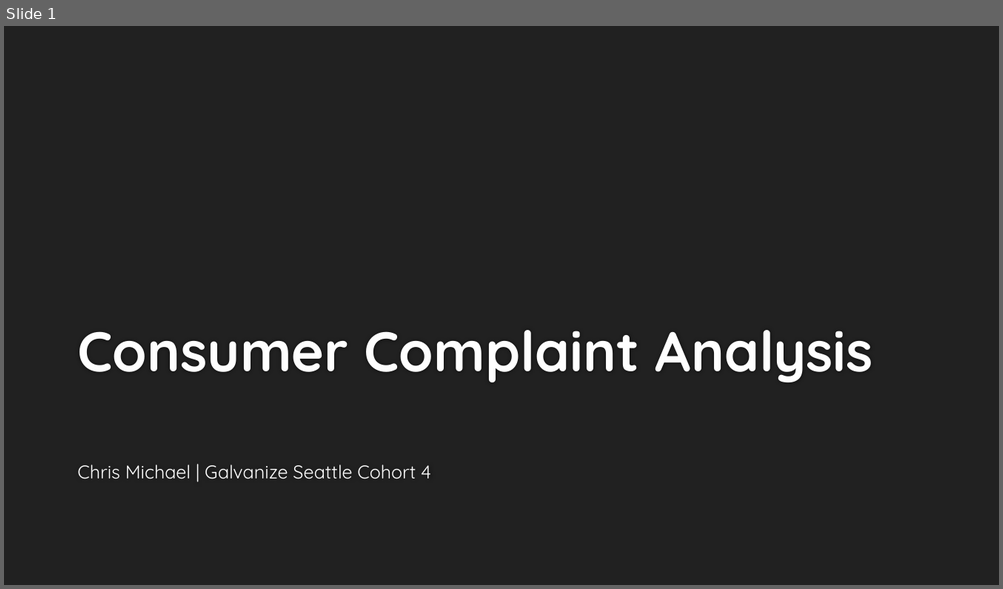
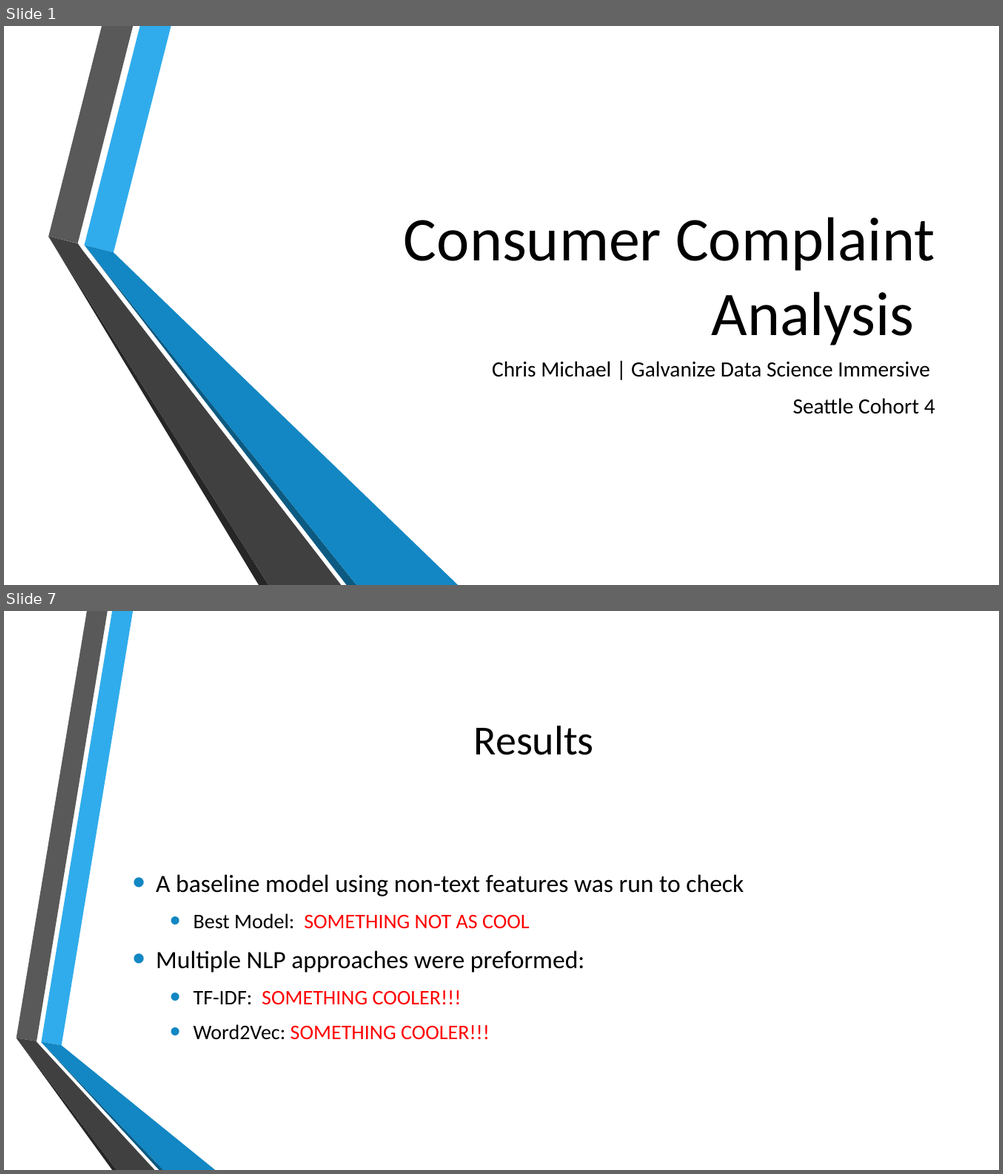
Before and after one commit to ChrisMichael11/Consumer_Complaint_Project, a slide deck: ppt/Consumer_Complaints.pptx. Shown one above the other, each under a label of ours: slide 1 before the commit, slides 1 and 7 after it; the slides between them are not shown. The pictures are 1003x589 and 1003x1174 pixels, drawn with LibreOffice and Linux fonts; fonts in the diff are those of the drawing; background and template pictures are left out. Boxes give left, top, right and bottom in pixels: in the first picture for what was removed or moved away, otherwise in the second. Text is boxed around its words. In the diff, an @@ line names an element or a change of style, - is before the commit and + after.

```diff
--- a/ppt/Consumer_Complaints.pptx
+++ b/ppt/Consumer_Complaints.pptx
@@ slide 7 added at (4, 611, 999, 1170), background picture (left out) @@
@@ title added at (474, 726, 594, 755), 40 pt, text #000000 @@
+Results
@@ text added at (156, 874, 743, 1040), 24 pt, text #000000 @@
+• A baseline model using non-text features was run to check
+  • Best Model: SOMETHING NOT AS COOL
+• Multiple NLP approaches were preformed:
+  • TF-IDF: SOMETHING COOLER!!!
+  • Word2Vec: SOMETHING COOLER!!!
@@ group added at (16, 611, 215, 1170): 6 freeform shapes @@
@@ slide 1 changed as well @@
@@ background #212121 to picture (left out) @@
@@ title "Consumer Complaint Analysis": place and size @@
-title "Consumer Complaint Analysis" at (77, 330, 873, 383)
+title "Consumer Complaint Analysis" at (404, 217, 934, 346)
@@ title "Consumer Complaint Analysis" at (404, 217, 934, 346): size 54 to 60 pt, font Quicksand to Calibri, text colour #FEFEFE to #000000, bold off; alignment left to right @@
@@ group added at (48, 26, 458, 585): 6 freeform shapes @@
@@ subtitle at (492, 361, 935, 414): text changed; size 18 to 21 pt; font Quicksand to Calibri; text colour #FFFFFF to #000000 @@
-Chris Michael | Galvanize Seattle Cohort 4
+Chris Michael | Galvanize Data Science Immersive
+Seattle Cohort 4
```
Also in this commit, not shown: 3 other slides changed, 5 other slides added, 4 slides removed, 13 other files.
